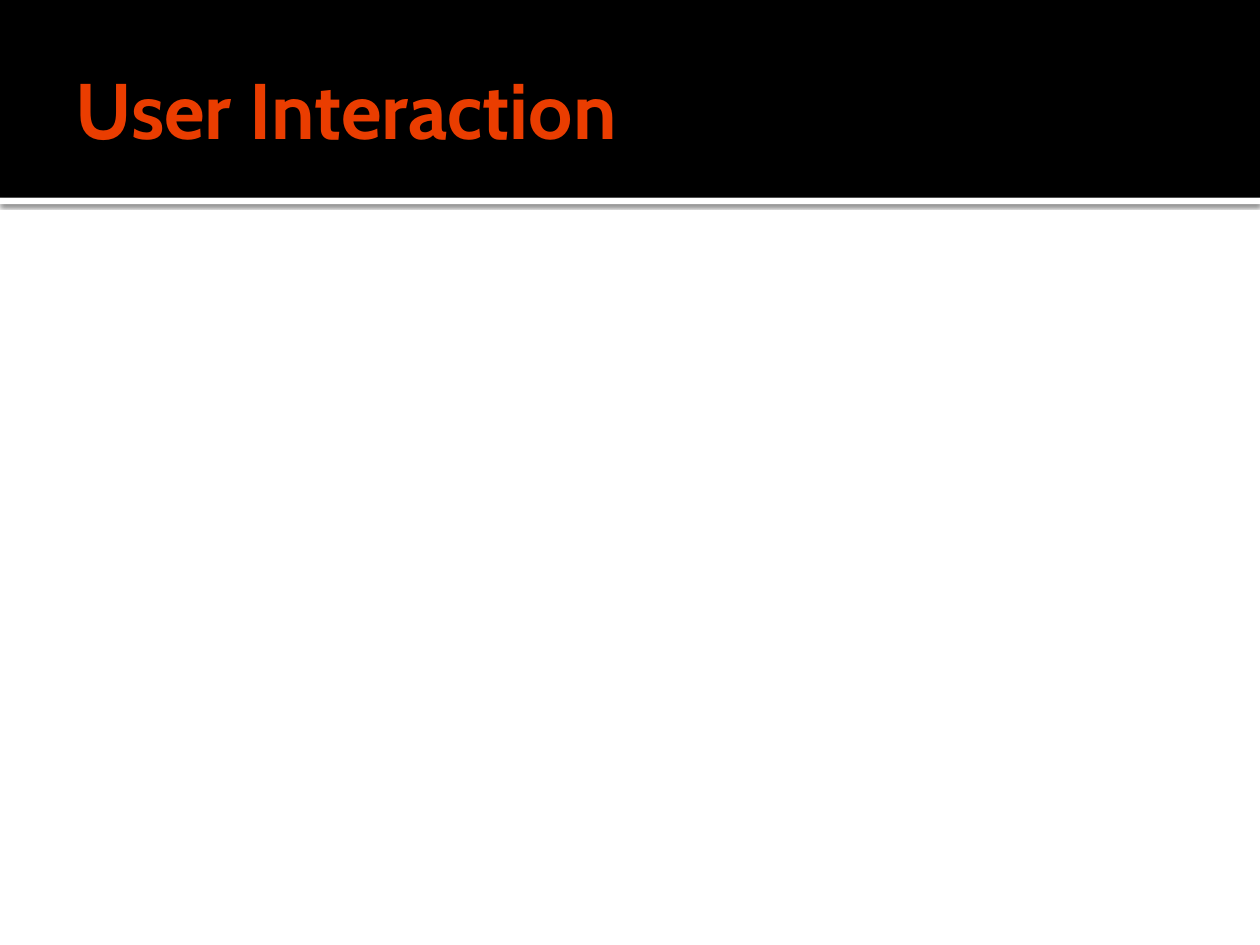
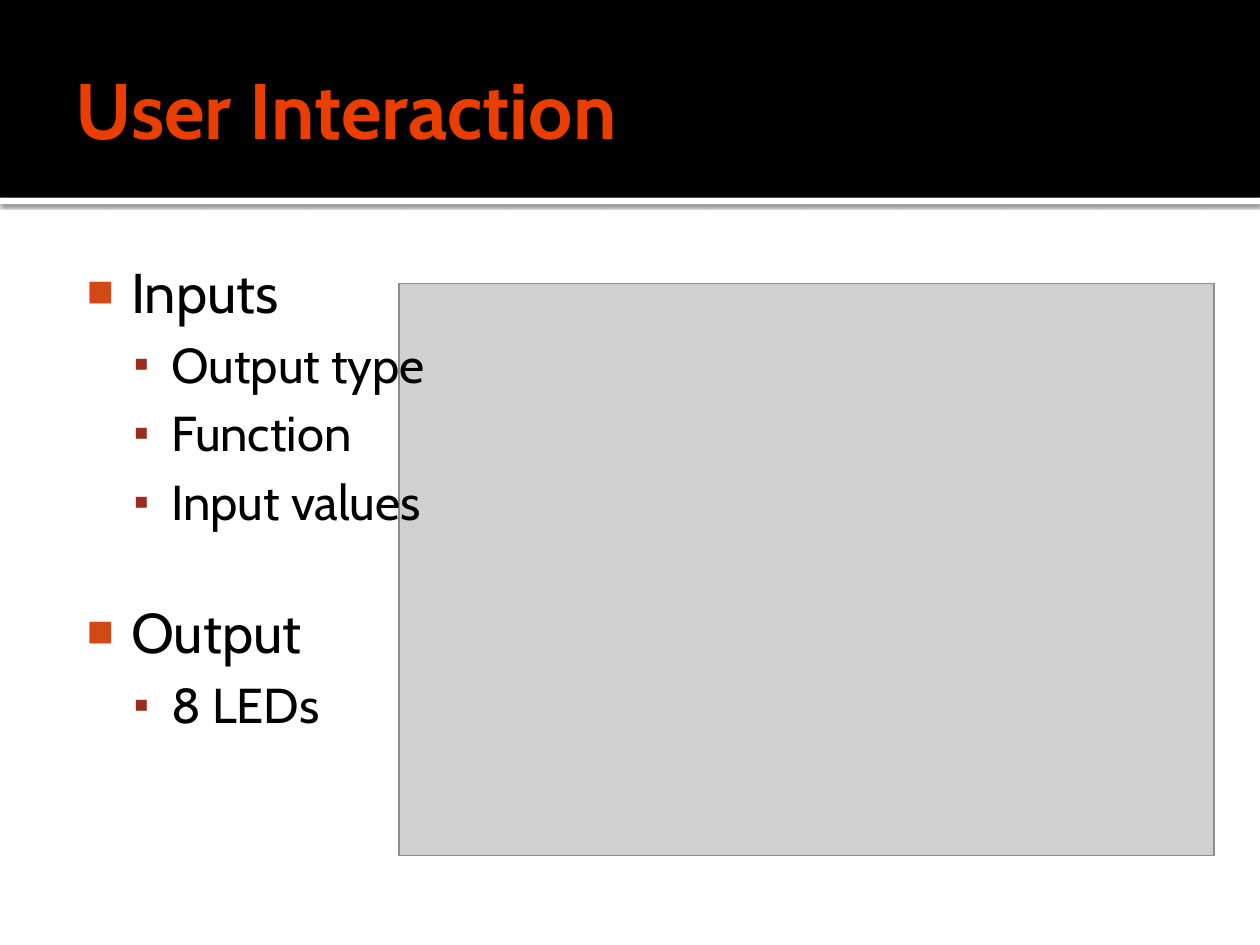
Before and after one commit to Linsen0707/dsd-neural-network, a slide deck: slide 11 of Docs/FPGA Neural Network.pptx. Drawn at 1260x945 pixels with LibreOffice and Linux fonts; fonts in the diff are those of the drawing; grey boxes stand for pictures. Boxes give left, top, right and bottom in pixels: in the first picture for what was removed or moved away, otherwise in the second. Text is boxed around its words. In the diff, an @@ line names an element or a change of style, - is before the commit and + after.

```diff
--- a/Docs/FPGA Neural Network.pptx
+++ b/Docs/FPGA Neural Network.pptx
@@ text added at (131,273,425,724), 28 pt, text #000000 @@
+■ Inputs
+  ▪ Output type
+  ▪ Function
+  ▪ Input values
+■ Output
+  ▪ 8 LEDs
@@ picture added at (399,284,1215,856) @@
```
Also in this commit, not shown: 1 slide added, 1 slide removed, 4 other files.
